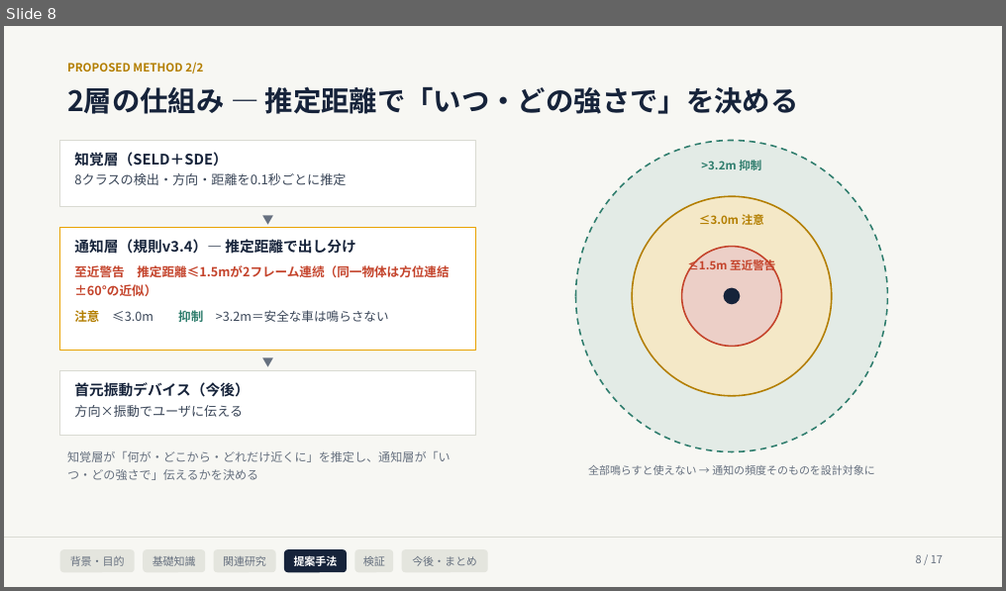
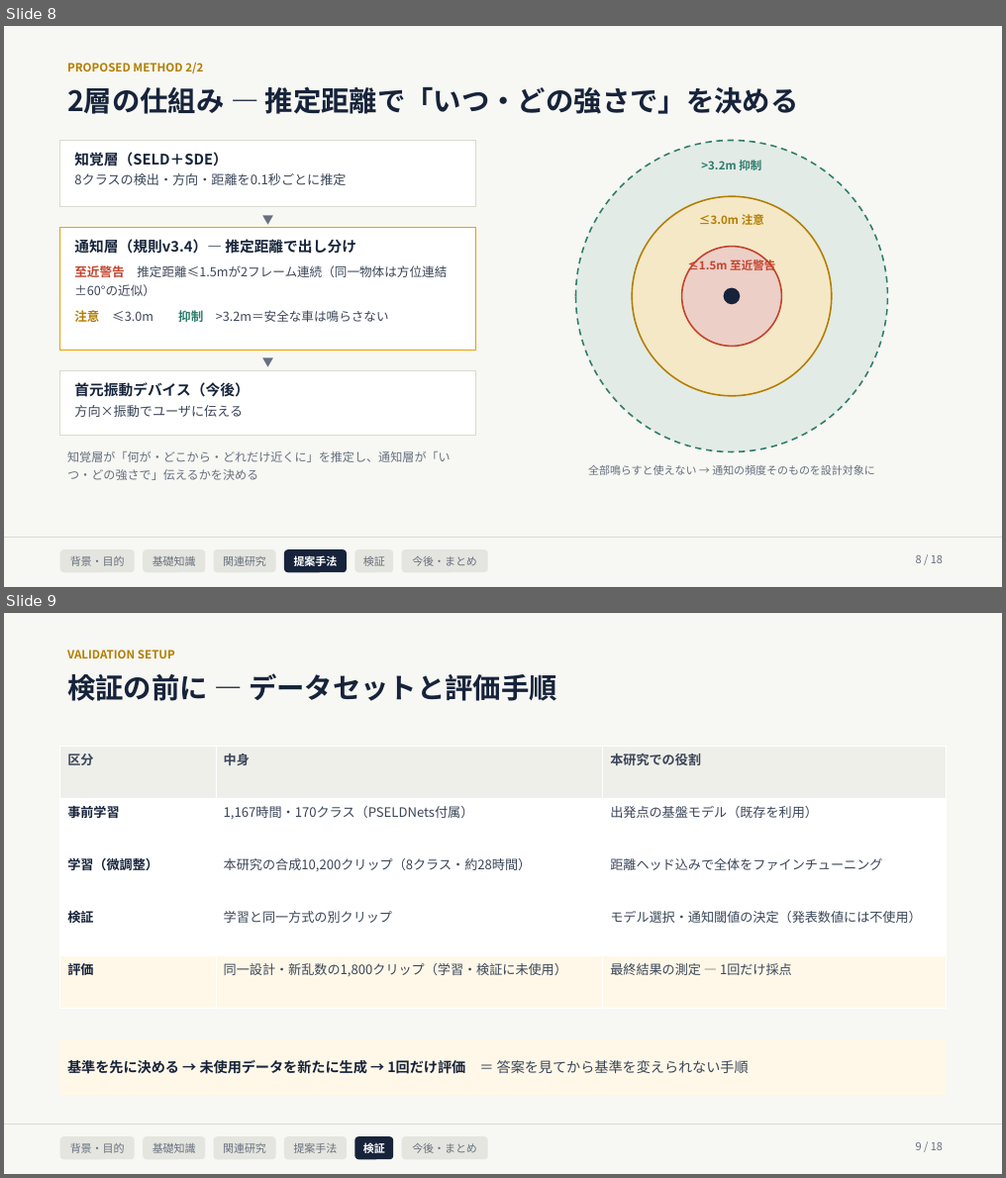
Before and after one commit to Noosdoo/outdoor-seld-sim, a slide deck: md/seminar/中間発表スライド_2026-08-10.pptx. Shown one above the other, each under a label of ours: slide 8 before the commit, slides 8 and 9 after it. The pictures are 1006x591 and 1006x1178 pixels, drawn with LibreOffice and Linux fonts; fonts in the diff are those of the drawing. Boxes give left, top, right and bottom in pixels: in the first picture for what was removed or moved away, otherwise in the second. Text is boxed around its words. In the diff, an @@ line names an element or a change of style, - is before the commit and + after.

```diff
--- a/md/seminar/中間発表スライド_2026-08-10.pptx
+++ b/md/seminar/中間発表スライド_2026-08-10.pptx
@@ slide 9 added at bbox=[4, 613, 1002, 1174], background #FFFFFF @@
@@ rectangle added at bbox=[4, 613, 1002, 1174], fill #F7F7F3 @@
@@ text added at bbox=[67, 650, 175, 659], 11 pt, text #B37E00, bold @@
+VALIDATION SETUP
@@ text added at bbox=[67, 673, 557, 701], 27 pt, text #16233A, bold @@
+検証の前に — データセットと評価手順
@@ table added at bbox=[60, 747, 945, 1008], 5 rows, 3 columns @@
+区分 | 中身 | 本研究での役割
+事前学習 | 1,167時間・170クラス（PSELDNets付属） | 出発点の基盤モデル（既存を利用）
+学習（微調整） | 本研究の合成10,200クリップ（8クラス・約28時間） | 距離ヘッド込みで全体をファインチューニング
+検証 | 学習と同一方式の別クリップ | モデル選択・通知閾値の決定（発表数値には不使用）
+評価 | 同一設計・新乱数の1,800クリップ（学習・検証に未使用） | 最終結果の測定 — 1回だけ採点
@@ rectangle added at bbox=[60, 1039, 945, 1095], fill #FFF8E8, 13.5 pt, text #16233A, bold @@
+基準を先に決める → 未使用データを新たに生成 → 1回だけ評価 ＝ 答案を見てから基準を変えられない手順
@@ line added from (4, 1124) to (1002, 1124), #D9DAD2 1 pt @@
@@ rounded rectangle added at bbox=[60, 1137, 135, 1160], fill #E4E5DE, 10.5 pt, text #66707F @@
+背景・目的
@@ rounded rectangle added at bbox=[143, 1137, 205, 1160], fill #E4E5DE, 10.5 pt, text #66707F @@
+基礎知識
@@ rounded rectangle added at bbox=[214, 1137, 275, 1160], fill #E4E5DE, 10.5 pt, text #66707F @@
+関連研究
@@ rounded rectangle added at bbox=[284, 1137, 347, 1160], fill #E4E5DE, 10.5 pt, text #66707F @@
+提案手法
@@ rounded rectangle added at bbox=[355, 1137, 393, 1160], fill #16233A, 10.5 pt, text #FFFFFF, bold @@
+検証
@@ rounded rectangle added at bbox=[402, 1137, 487, 1160], fill #E4E5DE, 10.5 pt, text #66707F @@
+今後・まとめ
@@ text added at bbox=[916, 1143, 943, 1151], 10.5 pt, text #66707F @@
+9 / 18
@@ slide 8 changed as well @@
@@ text in rectangle at bbox=[74, 266, 447, 296]: text colour #C4432B to #3A4658, bold off in "推定距離≤1.5mが2フレーム連続（同一物体は方位連結±60°の近似）" @@
@@ text at bbox=[916, 556, 943, 564]: text changed @@
-8 / 17
+8 / 18
```
Also in this commit, not shown: 16 other slides changed, 3 other files.
